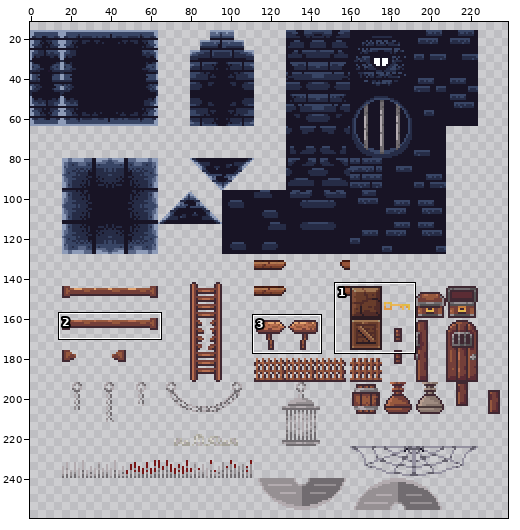
Sprite sheet: assets/Sprites/SpriteSheets/Dungeon-Tileset-edited.png. Above: a wide view before the commit, with the close-up outlined.
Close-up. As it was:
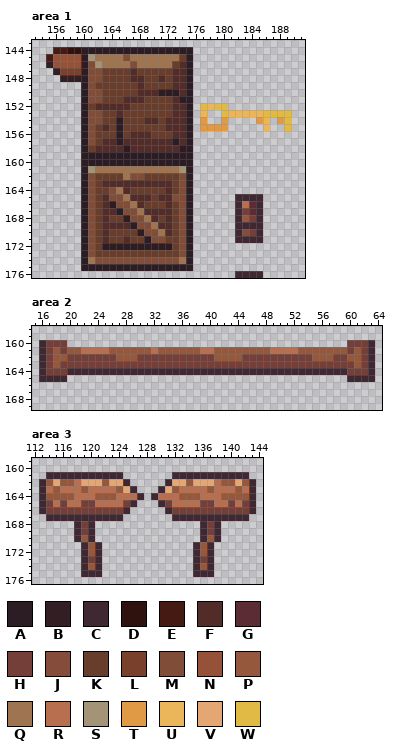
The file is 240x288 pixels. Pixels under 10% opacity are left out. Colours within 5 levels of each other are drawn and written as one. Shown: area 1: x 153..191, y 143..176; area 2: x 15..64, y 158..169; area 3: x 112..144, y 159..176. The wide view leaves out empty margins. The commit also changed other parts of the picture, which this record leaves out.
Palette (. is transparent): A #2c1c23  B #331e23  C #3f2832  D #2f120d  E #441a12  F #512c28  G #5b2c34  H #743f39  J #864c3b  K #693d2b  L #79412b  M #804d38  N #955238  P #96583d  Q #9f7450  R #b86f50  S #a39477  T #e09945  U #ebb65a  V #e4a672  W #e0ba45
Once edited:
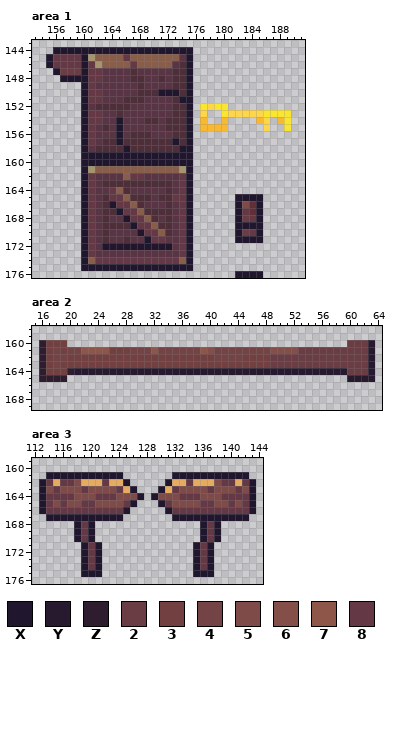
Colours new in this view: X #20172e  Y #271a2e  Z #2d1d2f  2 #6a3c43  3 #724040  4 #734346  5 #7e4b49  6 #844f49  7 #8e5648  8 #643945
Diff:
colour F: #512c28 -> #4e2e39
colour G: #5b2c34 -> #612f37
colour K: #693d2b -> #593445
colour Q: #9f7450 -> #885d4a
colour S: #a39477 -> #a5956f
colour T: #e09945 -> #f8b931
colour U: #ebb65a -> #fed64c
colour V: #e4a672 -> #e5ac61
colour W: #e0ba45 -> #fae631
Changed rows in their new state; - is a pixel that keeps its letter.
Area 1:
first column x 155:
144 -XXXXXXXXXXXXXXXXXXXX----------
145 X8888X-----8--------X----------
146 X8888X8-----8-------X----------
147 -X222X88------------X----------
148 --XXXX88------------X----------
149 -----X8-------------X----------
150 -----X88--------XXX-X----------
151 -----X88-----------XX----------
152 -----X--------------X----------
153 -----X88------------X----------
154 -----X88--X---------X----------
155 -----X8---X---------X----------
156 -----X8---X---------X----------
157 -----X8---X-------X-X----------
158 -----X-----X-------XX----------
159 -----XXXXXXXXXXXXXXXX----------
160 -----XXXXXXXXXXXXXXXX----------
161 -----X--------------X----------
162 -----X8-----88-----8X----------
163 -----X8------------8X----------
164 -----X8--8---------8X----------
165 -----X8--88-------88X------XXXX
166 -----X8--X88-------8X------X5-X
167 -----X8---X88------8X------X8-X
168 -----X8----X88-----8X------X28X
169 -----X8-----X88----8X------XXXX
170 -----X8------X88---8X------X28X
171 -----X8-------X88--8X------XXXX
172 -----X8-XXXXXXXXXX-8X----------
173 -----X8------------8X----------
174 -----X-888888888888-X----------
175 -----XXXXXXXXXXXXXXXX----------
176 ---------------------------XXXX
Area 2:
first column x 16:
160 Z333----------------------------------------222Y
161 Z3434477773334447444444764444444466662222222222Y
162 Z3443333333333333333333334444333322222222222222Y
163 Z3433333333333333333333333333333322222222222222Y
164 Z333ZYYYYYYYYYYYYYYYYYYYYYYYYYYYYYYYYYYYYYYY222Y
165 ZZZZ----------------------------------------YYYY
Area 3:
first column x 113:
161 -XXXXXXXXXXX-------XXXXXXXXXXX-
162 X8-885---8--X-----X--8---588-8X
163 X58555855558-X---X-85555855585X
164 X8888555888555X-X5558885558888X
165 X858558855558X---X855558855858X
166 X88888888888X-----X88888888888X
167 -XXXXXXXXXXX-------XXXXXXXXXXX-
168 -----X8X---------------X8X-----
169 -----X8X---------------X8X-----
170 -----X8X---------------X8X-----
171 ------X8X-------------X8X------
172 ------X8X-------------X8X------
173 ------X8X-------------X8X------
174 ------X8X-------------X8X------
175 ------XXX-------------XXX------
Boxes around the changes in both close-ups, in picture pixels (x1, y1, x2, y2):
changed: (46, 47, 291, 271)
changed: (235, 271, 263, 278)
changed: (39, 340, 375, 382)
changed: (39, 472, 256, 577)
